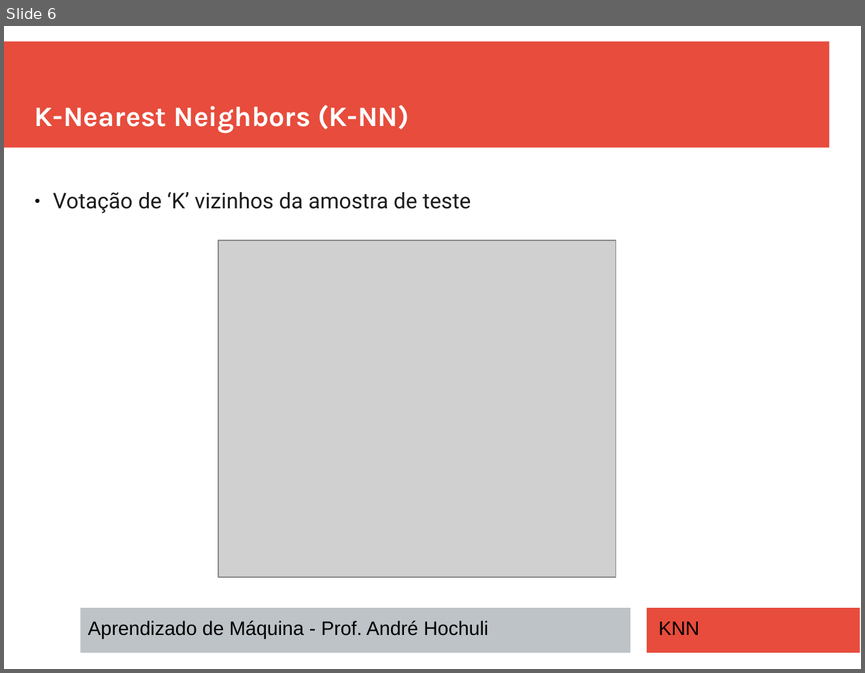
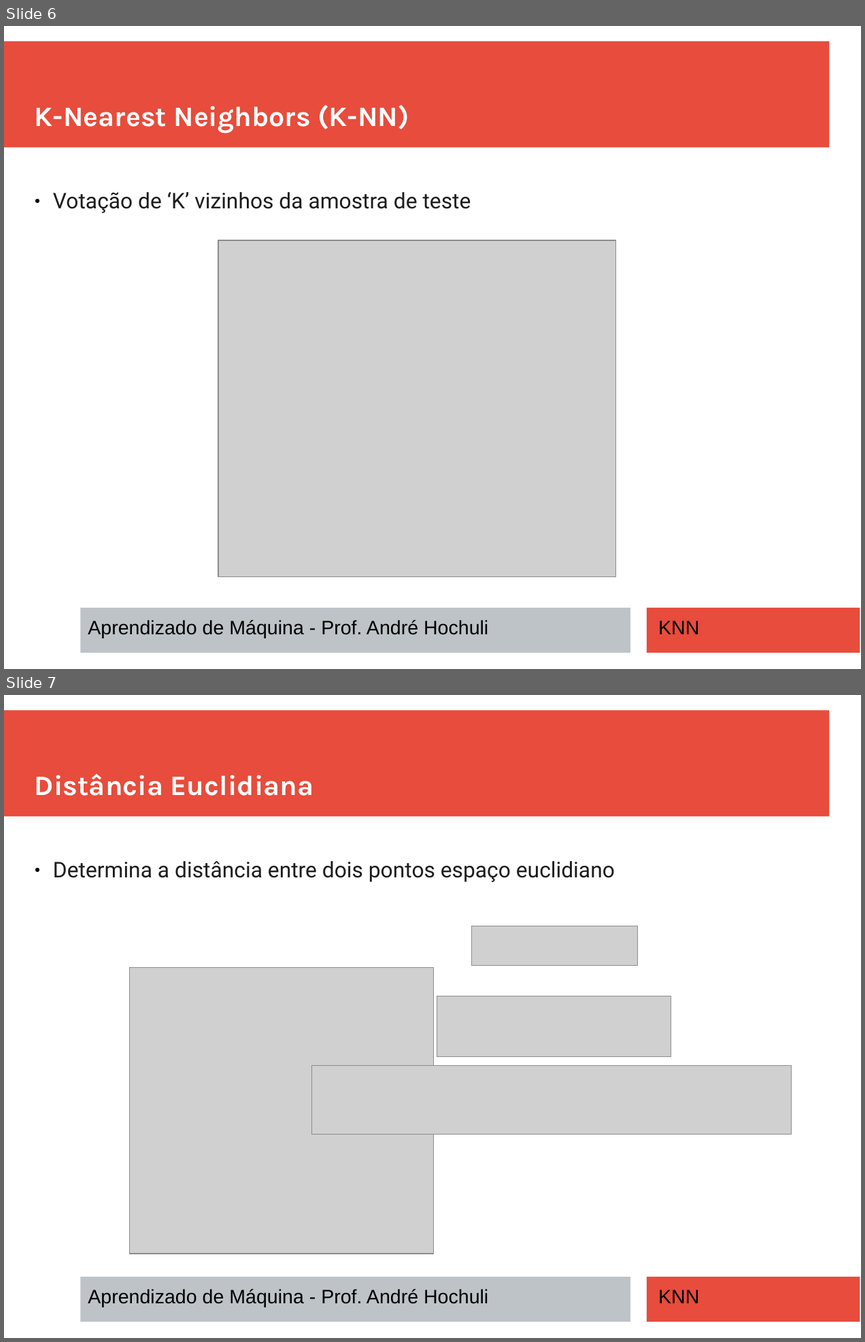
Before and after one commit to andrehochuli/teaching, a slide deck: AprendizadoMaquina/Tópico 02 - Aprendizado Supervisionado/Tópico 02 - Aprendizado-Supervisionado - KNN.pptx. Shown one above the other, each under a label of ours: slide 6 before the commit, slides 6 and 7 after it. The pictures are 865x673 and 865x1342 pixels, drawn with LibreOffice and Linux fonts; fonts in the diff are those of the drawing; grey boxes stand for pictures. Boxes give left, top, right and bottom in pixels: in the first picture for what was removed or moved away, otherwise in the second. Text is boxed around its words. In the diff, an @@ line names an element or a change of style, - is before the commit and + after.

```diff
--- a/AprendizadoMaquina/Tópico 02 - Aprendizado Supervisionado/Tópico 02 - Aprendizado-Supervisionado - KNN.pptx
+++ b/AprendizadoMaquina/Tópico 02 - Aprendizado Supervisionado/Tópico 02 - Aprendizado-Supervisionado - KNN.pptx
@@ slide 7 added at (x1=4, y1=695, x2=861, y2=1338), background #FFFFFF; not listed: 3 template elements that a slide beside it also shows @@
@@ text added at (x1=35, y1=774, x2=314, y2=796), 26 pt, text #FFFFFF, bold @@
+Distância Euclidiana
@@ text added at (x1=53, y1=861, x2=615, y2=882), 20 pt, text #1C1C1C @@
+● Determina a distância entre dois pontos espaço euclidiano
@@ picture added at (x1=471, y1=926, x2=638, y2=966) @@
@@ picture added at (x1=129, y1=968, x2=433, y2=1254) @@
@@ picture added at (x1=437, y1=996, x2=671, y2=1057) @@
@@ picture added at (x1=312, y1=1066, x2=791, y2=1134) @@
@@ text added at (x1=88, y1=1289, x2=488, y2=1307), 18 pt, text #000000 @@
+Aprendizado de Máquina - Prof. André Hochuli
@@ text added at (x1=658, y1=1289, x2=699, y2=1303), 18 pt, text #000000 @@
+KNN
```
Also in this commit, not shown: 4 slides changed, 4 other slides added.
